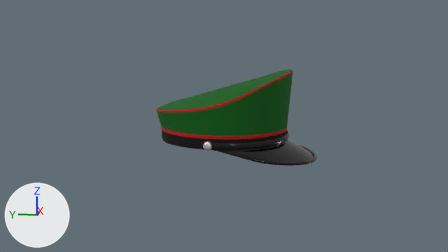
Renders of the Blender file blender-2.8/simple (with-materials)/uniform-cap.blend from each side of a commit.
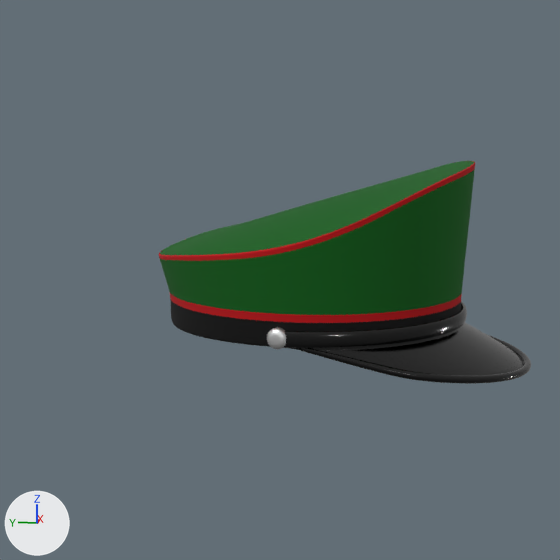
There are two pictures of each version: one from the file's camera 'Camera', one close up on the part from 20% to 74% of the width and 0% to 96% of the height. The axes (+X, +Y, +Z) are drawn at lower left. The lights are the same throughout.
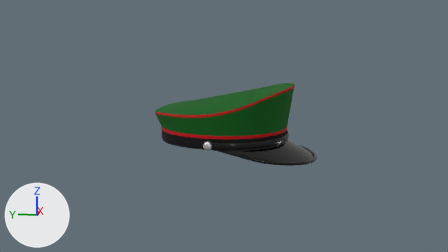
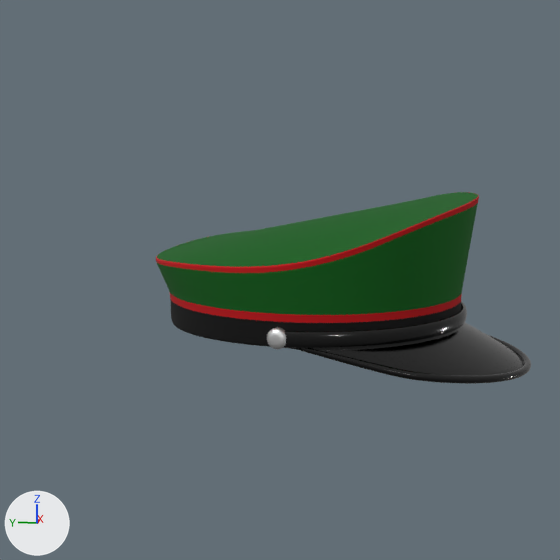
Changed parts and their boxes [x1, y1, x2, y2] in the close-ups (560 x 560 px; the box of a moved part takes in the faces that stretch with it):
```json
{"object": "Circle", "change": "reshaped", "before": [159, 161, 524, 375], "after": [156, 192, 524, 375], "on screen": "14% shorter"}
{"part": 1, "of": "me_circle", "change": "moved or reshaped", "before": [159, 161, 475, 288], "after": [156, 192, 479, 289]}
```

Edits to the scene script, one JSON object a line:
```json
{"block": "me_circle", "where": "me_circle.from_pydata(...)  # 920 vertices, 922 faces; spans x -0.69..0.69, y -0.82..0.87, z -1.07..0.02"}
{"block": "me_circle", "where": "# used by ob_circle; location = (0.0, 0.0, 0.428); rotation_euler = (-0.289, 0.0, 0.0), in degrees (-17, 0, 0)"}
{"block": "me_circle", "change": "me_circle part 1: all 506 vertices in x -0.69..0.69, y -0.82..0.82, z -0.12..0.02 are turned 5.3 degrees about the x axis through their middle, then moved by (0.0, 0.03, -0.09)"}
```
